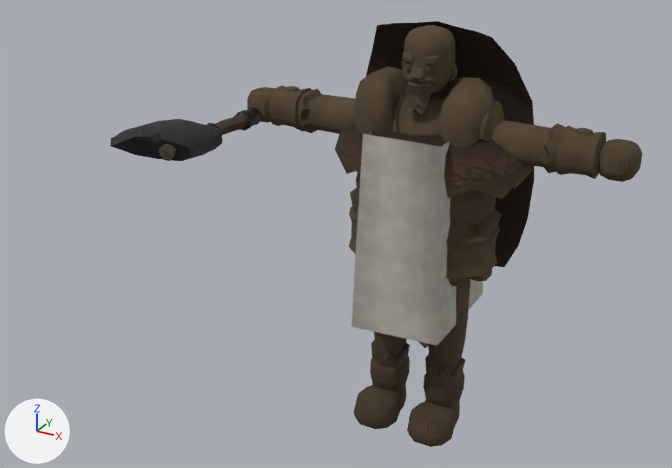
An edit to the glTF model csharp/Unciv.Godot/Packs/units/models/unit/Pictish Warrior.glb, drawn before and after from the same camera.
Both versions are drawn from a 50 mm camera at (0.677, -1.591, 1.188) aimed at (-0.112, -0.157, 0.47). Arrows for +X, +Y and +Z are at lower left; the lights stay in place. The picture after the commit comes second.

The older version as bpy lines, for what is in view:
```python
me_mesh_1h_axe = bpy.data.meshes.new('Mesh_1H_Axe')
me_mesh_1h_axe.from_pydata(...)  # 141 vertices, 274 faces; spans x -0.589..0.125, y -0.092..0.092, z -0.273..0.971
# faces by material slot: [80, 194]
me_mesh_1h_axe.materials.append(mat_cloth)
me_mesh_1h_axe.materials.append(mat_iron)
me_mesh_barbarian_cape = bpy.data.meshes.new('Mesh_Barbarian_Cape')
me_mesh_barbarian_cape.from_pydata(...)  # 53 vertices, 78 faces; spans x -0.485..0.485, y 0.044..0.386, z -1.125..0.02
me_mesh_barbarian_cape.materials.append(mat_fur)
me_mesh_skinned = bpy.data.meshes.new('Mesh_skinned')
me_mesh_skinned.from_pydata(...)  # 2465 vertices, 4517 faces; spans x -0.92..0.92, y -0.28..0.28, z 0.02..1.96
# faces by material slot: [4045, 180, 180, 80, 32]
me_mesh_skinned.materials.append(mat_wool)
me_mesh_skinned.materials.append(mat_fur)
me_mesh_skinned.materials.append(mat_leather)
me_mesh_skinned.materials.append(mat_hair)
me_mesh_skinned.materials.append(mat_teamcolor)
ob_1h_axe = bpy.data.objects.new('1H_Axe', me_mesh_1h_axe)
ob_1h_axe.location = (-0.371, -0.058, 0.637)
ob_1h_axe.rotation_euler = (1.571, 0.0, 0.0)  # degrees (90, 0, 0)
ob_1h_axe.scale = (0.285, 0.285, 0.285)
ob_barbarian_cape = bpy.data.objects.new('Barbarian_Cape', me_mesh_barbarian_cape)
ob_barbarian_cape.location = (0.0, 0.0, 0.845)
ob_barbarian_cape.scale = (0.395, 0.263, 0.439)
ob_warrior = bpy.data.objects.new('Warrior', me_mesh_skinned)
ob_warrior.location = (0.0, 0.0, -0.011)
ob_warrior.scale = (0.439, 0.439, 0.439)
```
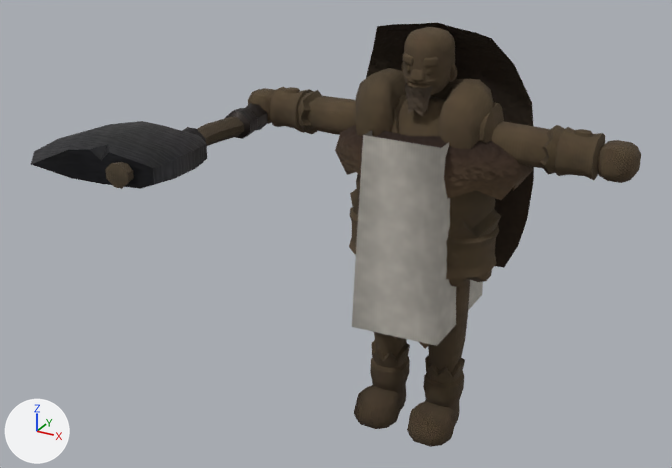
Edits to the scene script, one JSON object a line:
```json
{"op": "set", "path": "ob_warrior.scale", "old": "(0.439, 0.439, 0.439)", "new": "(0.437, 0.437, 0.437)"}
{"op": "set", "path": "ob_1h_axe.location", "old": "(-0.371, -0.058, 0.637)", "new": "(-0.369, -0.063, 0.635)"}
{"op": "set", "path": "ob_1h_axe.scale", "old": "(0.285, 0.285, 0.285)", "new": "(0.426, 0.426, 0.426)"}
{"op": "set", "path": "ob_barbarian_cape.location", "old": "(0.0, 0.0, 0.845)", "new": "(0.0, 0.0, 0.843)"}
{"op": "set", "path": "ob_barbarian_cape.scale", "old": "(0.395, 0.263, 0.439)", "new": "(0.393, 0.262, 0.437)"}
```

Pixel boxes (x1, y1, x2, y2) of what changed, in the pictures (672 x 468 px):
```json
{"object": "Warrior", "change": "rescaled", "before": [247, 25, 642, 447], "after": [248, 27, 641, 447]}
{"object": "1H_Axe", "change": "moved, rescaled", "before": [110, 107, 262, 161], "after": [31, 103, 268, 189], "on screen": "56% wider, 58% taller"}
{"object": "Barbarian_Cape", "change": "moved, rescaled", "before": [366, 21, 534, 267], "after": [366, 22, 534, 268]}
```
